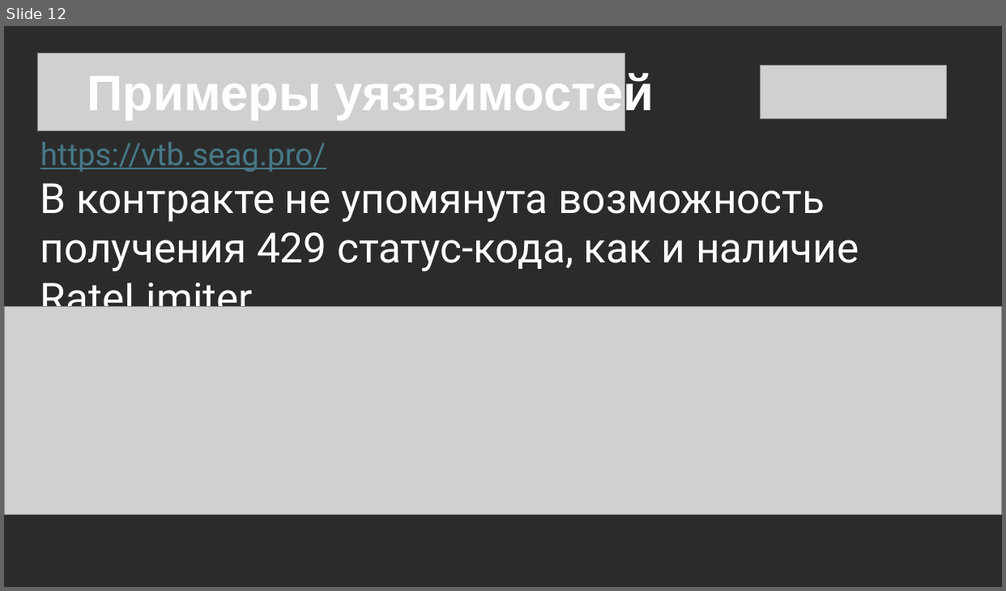
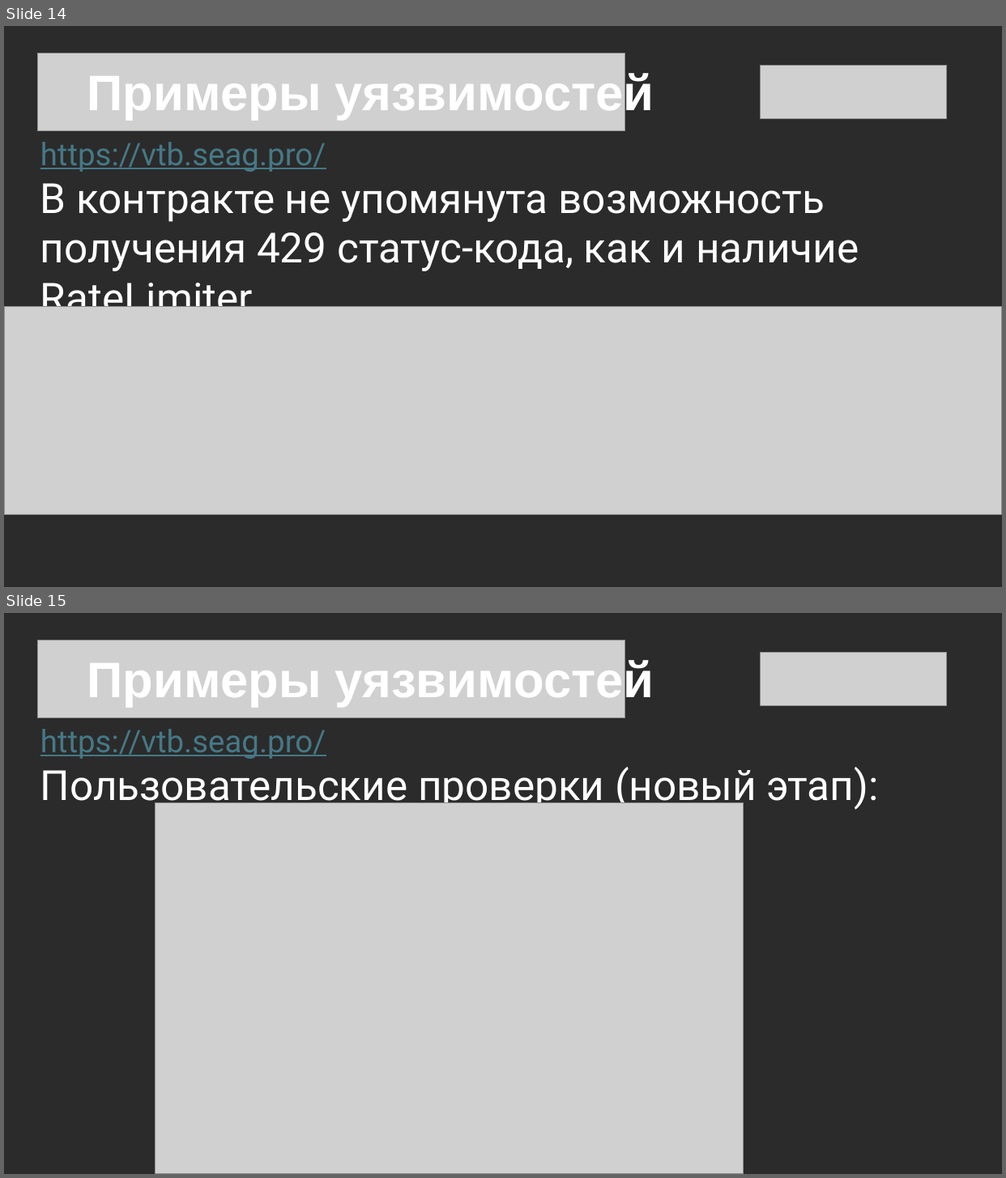
Before and after one commit to ChaikaAM/vtb-hackathon, a slide deck: documentation/presentation/SeagullNest-Team293.pptx. Shown one above the other, each under a label of ours: slide 12 before the commit, slides 14 and 15 after it. The pictures are 1006x591 and 1006x1178 pixels, drawn with LibreOffice and Linux fonts; fonts in the diff are those of the drawing; grey boxes stand for pictures; background and template pictures are left out; a plain dark background stands for a picture behind light text. Boxes give left, top, right and bottom in pixels: in the first picture for what was removed or moved away, otherwise in the second. Text is boxed around its words. In the diff, an @@ line names an element or a change of style, - is before the commit and + after.

```diff
--- a/documentation/presentation/SeagullNest-Team293.pptx
+++ b/documentation/presentation/SeagullNest-Team293.pptx
@@ slide 15 added at (4,613,1002,1174), background picture (left out) @@
@@ picture added at (38,641,624,717) @@
@@ text added at (87,658,654,707), 48 pt, text #FFFFFF, bold @@
+Примеры уязвимостей
@@ picture added at (761,652,947,706) @@
@@ text added at (40,729,879,811), 40 pt, text #FFFFFF @@
+https://vtb.seag.pro/
+Пользовательские проверки (новый этап):
@@ picture added at (155,803,743,1174) @@
@@ what was slide 12 is now slide 14 @@
```
Also in this commit, not shown: 5 slides changed, 2 other slides added, 1 slide removed, 40 other files.
